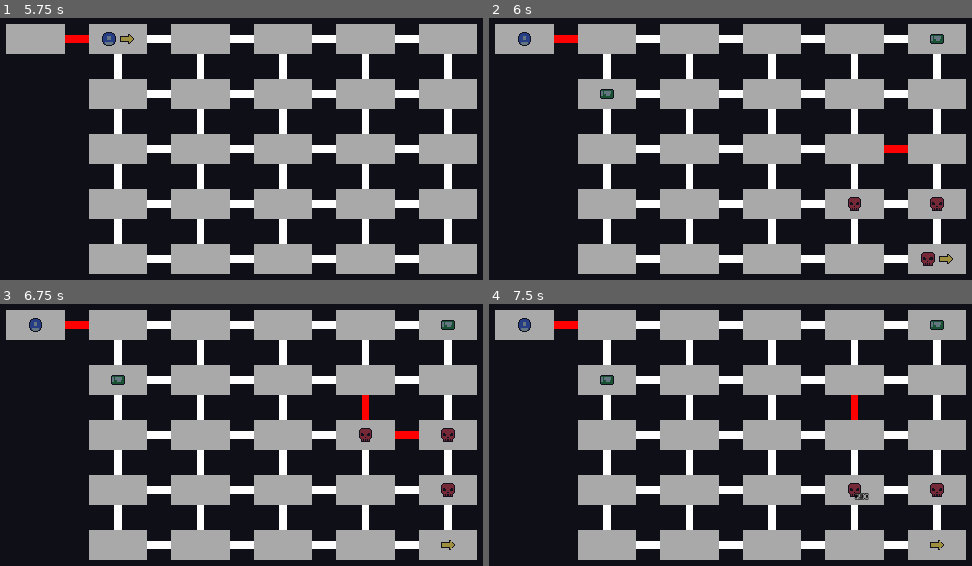
Above: before the commit, frames 1-4 (two rows, left to right).
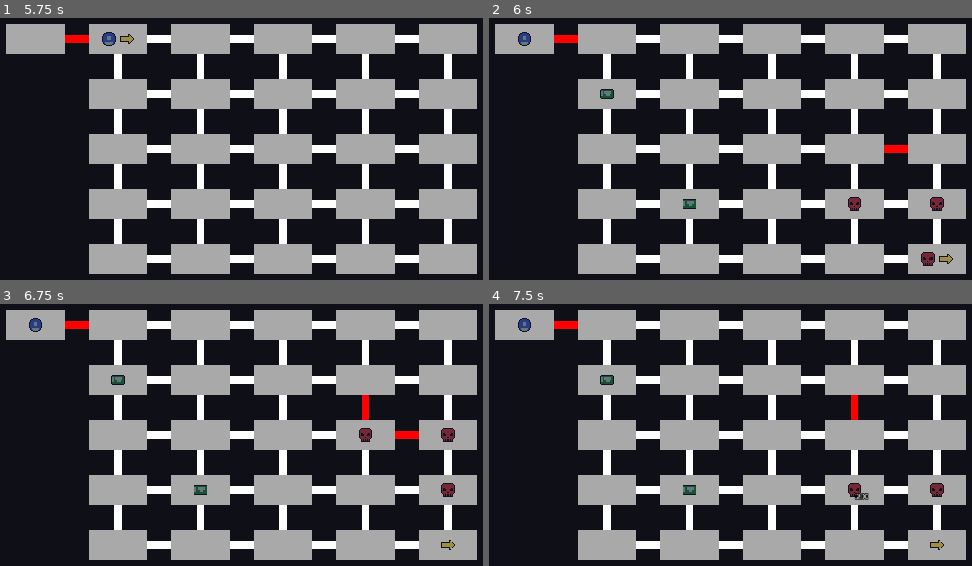
Above: after the commit, the same moments.

Repository: sakkaku-dev/prison-break
Game: Godot game, scene res://game.tscn
Two runs of this game, one before a commit and one after it. Both use one fixed random seed, a clock stepped at 60 frames per second and the inputs below. This scene is started directly instead of the project's main scene.
Inputs (mouse positions are in pixels of both pictures, inside the frame that each line leads up to):
- Up to frame 1 (5.75 s): tap Enter at 0.5, 2, 3.5 s; move the mouse to (458, 125) at 0.52 s; hold D (move_right) 0.53-1.28 s; click (458, 125) at 0.67 s; tap Space at 1.25, 2.75, 4.25 s; move the mouse to (120, 172) at 1.27 s; hold S (move_down) 1.28-2.03 s; move the mouse to (362, 49) at 2.02 s; hold D (move_right) 2.03-2.78 s; move the mouse to (241, 238) at 2.77 s; hold W (move_up) 2.78-3.53 s; click (241, 238) at 2.92 s; move the mouse to (outside the picture) at 3.52 s; hold A (move_left) 3.53-5.03 s; move the mouse to (43, 80) at 4.27 s; move the mouse to (323, 149) at 5.02 s; hold S (move_down) from 5.03 s (still down); click (323, 149) at 5.17 s
- Up to frame 2 (6 s): move the mouse to (653, 36) at 5.77 s; release S (move_down) at 5.78 s; hold D (move_right) from 5.78 s (still down)
- Up to frame 3 (6.75 s): move the mouse to (458, 411) at 6.52 s; release D (move_right) at 6.53 s; hold W (move_up) from 6.53 s (still down)
- Up to frame 4 (7.5 s): move the mouse to (609, 458) at 7.27 s; release W (move_up) at 7.28 s; hold D (move_right) from 7.28 s (still down); click (609, 458) at 7.42 s

Frame 1 is identical in both runs. In frame 2, 0.2% of the frame differs, in the area x 40-95%, y 6-73%; in frame 3, 0.2%; in frame 4, 0.2%.

Commit message:
some sounds + fixes

Diff:
--- a/godot/GUI.gd
+++ b/godot/GUI.gd
@@ -1,10 +1,20 @@
-extends Control
+extends CanvasLayer
+
+@export var gameover: Control
+@export var escaped: Control
 
 func _ready():
-	hide()
+	gameover.hide()
+	escaped.hide()
+
 	GameManager.player_died.connect(func():
 		get_tree().paused = true
-		show()
+		gameover.show()
+	)
+
+	GameManager.player_escaped.connect(func():
+		get_tree().paused = true
+		escaped.show()
 	)
 
 
--- a/godot/cell.gd
+++ b/godot/cell.gd
@@ -148,7 +148,7 @@
 	return Vector2.ZERO
 
 func move_player(move_dir: Vector2):
-	#doors[move_dir].move()
+	doors[move_dir].move()
 	GameManager.move_player(move_dir)
 
 func get_available_directions():
--- a/godot/game.gd
+++ b/godot/game.gd
@@ -2,6 +2,12 @@
 
 @onready var turn_timer = $TurnTimer
 @onready var grid = $Grid
+
+@onready var fight_sound = $FightSound
+@onready var heal_sound = $HealSound
+@onready var reload_sound = $ReloadSound
+@onready var door_open_sound = $DoorOpenSound
+@onready var door_close_sound = $DoorCloseSound
 
 var last_door := Vector2.ZERO
 
@@ -12,6 +18,7 @@
 	GameManager.cell_view_ready.connect(func():
 		GameManager.clicked_cell(grid.get_first_room())
 		grid.update_entity_states()
+		GameManager.is_player_turn = true
 	)
 
 	GameManager.reached_exit.connect(func(): get_tree().reload_current_scene())
@@ -25,12 +32,15 @@
 
 func _process_turn():
 	if GameManager.is_player_at_loot():
+		reload_sound.play()
 		GameManager.ammo += 10
 		await _get_player_room().picked_up_loot(10)
 	elif GameManager.is_player_at_medkit():
+		heal_sound.play()
 		GameManager.player_health += 2
 		await _get_player_room().pickup_medkit()
 	elif GameManager.is_player_fighting():
+		fight_sound.play()
 		await _get_player_room().fight()
 
 		if GameManager.ammo <= 0:
@@ -62,14 +72,14 @@
 
 	var move_dir = cell.get_player_move_dir()
 	if move_dir:
-		_remove_moved_door_mark()
+		#_remove_moved_door_mark()
 		cell.move_player(move_dir)
 		return true
 
 	if last_door:
 		var changed_door = cell.get_door(last_door)
 		if changed_door and changed_door.is_open:
-			_remove_moved_door_mark()
+			#_remove_moved_door_mark()
 			cell.move_player(last_door)
 			return true
 
@@ -99,6 +109,11 @@
 		if dir:
 			var door = current_cell.get_door(dir)
 			if door:
+				if door.is_open:
+					door_close_sound.play()
+				else:
+					door_open_sound.play()
+
 				door.toggle()
 				GameManager.is_player_turn = false
 
--- a/godot/game.tscn
+++ b/godot/game.tscn
@@ -6,6 +6,11 @@
 [ext_resource type="PackedScene" uid="uid://078uumkr2bia" path="res://cell_door.tscn" id="3_garh4"]
 [ext_resource type="Theme" uid="uid://drxp7a0nis7wq" path="res://theme.tres" id="5_8444p"]
 [ext_resource type="Script" path="res://GUI.gd" id="6_uwgxs"]
+[ext_resource type="AudioStream" uid="uid://c4nsnu7o5xm2x" path="res://assets/sound/銃撃戦の跳弾音.mp3" id="7_2rslo"]
+[ext_resource type="AudioStream" uid="uid://dsbjsxleaka83" path="res://assets/sound/door-open.mp3" id="8_6ncdx"]
+[ext_resource type="AudioStream" uid="uid://ct7y8dre1ny7" path="res://assets/sound/sound.wav" id="8_13vcp"]
+[ext_resource type="AudioStream" uid="uid://brjd88xur2itg" path="res://assets/sound/door-close.mp3" id="9_cpuy6"]
+[ext_resource type="AudioStream" uid="uid://dryaihmxtty5d" path="res://assets/sound/銃のリロード.mp3" id="9_i4agg"]
 
 [sub_resource type="Shader" id="Shader_0eaqb"]
 code = "/*
@@ -279,9 +284,13 @@
 wait_time = 0.5
 one_shot = true
 
-[node name="CanvasLayer" type="CanvasLayer" parent="."]
-
-[node name="ColorRect2" type="ColorRect" parent="CanvasLayer"]
+[node name="CanvasLayer" type="CanvasLayer" parent="." node_paths=PackedStringArray("gameover", "escaped")]
+script = ExtResource("6_uwgxs")
+gameover = NodePath("Gameover")
+escaped = NodePath("Escaped")
+
+[node name="Gameover" type="ColorRect" parent="CanvasLayer"]
+visible = false
 anchors_preset = 15
 anchor_right = 1.0
 anchor_bottom = 1.0
@@ -289,9 +298,8 @@
 grow_vertical = 2
 theme = ExtResource("5_8444p")
 color = Color(0, 0, 0, 0.690196)
-script = ExtResource("6_uwgxs")
-
-[node name="CenterContainer" type="CenterContainer" parent="CanvasLayer/ColorRect2"]
+
+[node name="CenterContainer" type="CenterContainer" parent="CanvasLayer/Gameover"]
 layout_mode = 1
 anchors_preset = 15
 anchor_right = 1.0
@@ -300,19 +308,46 @@
 grow_vertical = 2
 theme = ExtResource("5_8444p")
 
-[node name="VBoxContainer" type="VBoxContainer" parent="CanvasLayer/ColorRect2/CenterContainer"]
+[node name="VBoxContainer" type="VBoxContainer" parent="CanvasLayer/Gameover/CenterContainer"]
 layout_mode = 2
 theme_override_constants/separation = 20
 
-[node name="Label" type="Label" parent="CanvasLayer/ColorRect2/CenterContainer/VBoxContainer"]
+[node name="Label" type="Label" parent="CanvasLayer/Gameover/CenterContainer/VBoxContainer"]
 layout_mode = 2
 theme_override_font_sizes/font_size = 48
 text = "Signal Lost"
 
-[node name="Button" type="Button" parent="CanvasLayer/ColorRect2/CenterContainer/VBoxContainer"]
+[node name="Button" type="Button" parent="CanvasLayer/Gameover/CenterContainer/VBoxContainer"]
 process_mode = 3
 layout_mode = 2
 text = "Reconnect"
+
+[node name="Escaped" type="ColorRect" parent="CanvasLayer"]
+anchors_preset = 15
+anchor_right = 1.0
+anchor_bottom = 1.0
+grow_horizontal = 2
+grow_vertical = 2
+theme = ExtResource("5_8444p")
+color = Color(0, 0, 0, 0.690196)
+
+[node name="CenterContainer" type="CenterContainer" parent="CanvasLayer/Escaped"]
+layout_mode = 1
+anchors_preset = 15
+anchor_right = 1.0
+anchor_bottom = 1.0
+grow_horizontal = 2
+grow_vertical = 2
+theme = ExtResource("5_8444p")
+
+[node name="VBoxContainer" type="VBoxContainer" parent="CanvasLayer/Escaped/CenterContainer"]
+layout_mode = 2
+theme_override_constants/separation = 20
+
+[node name="Label" type="Label" parent="CanvasLayer/Escaped/CenterContainer/VBoxContainer"]
+layout_mode = 2
+theme_override_font_sizes/font_size = 48
+text = "Your partner has escaped"
 
 [node name="ColorRect" type="ColorRect" parent="CanvasLayer"]
 visible = false
@@ -324,4 +359,27 @@
 grow_vertical = 2
 mouse_filter = 2
 
-[connection signal="pressed" from="CanvasLayer/ColorRect2/CenterContainer/VBoxContainer/Button" to="CanvasLayer/ColorRect2" method="_on_button_pressed"]
+[node name="FightSound" type="AudioStreamPlayer" parent="."]
+stream = ExtResource("7_2rslo")
+volume_db = -10.0
+pitch_scale = 1.5
+
+[node name="DoorOpenSound" type="AudioStreamPlayer" parent="."]
+stream = ExtResource("8_6ncdx")
+volume_db = -10.0
+pitch_scale = 1.2
+
+[node name="DoorCloseSound" type="AudioStreamPlayer" parent="."]
+stream = ExtResource("9_cpuy6")
+volume_db = -10.0
+pitch_scale = 1.5
+
+[node name="HealSound" type="AudioStreamPlayer" parent="."]
+stream = ExtResource("8_13vcp")
+pitch_scale = 1.5
+
+[node name="ReloadSound" type="AudioStreamPlayer" parent="."]
+stream = ExtResource("9_i4agg")
+pitch_scale = 1.2
+
+[connection signal="pressed" from="CanvasLayer/Gameover/CenterContainer/VBoxContainer/Button" to="CanvasLayer/Gameover" method="_on_button_pressed"]
--- a/godot/game_manager.gd
+++ b/godot/game_manager.gd
@@ -3,6 +3,7 @@
 signal cell_clicked(cell)
 signal cell_view_ready()
 
+signal player_escaped()
 signal played_turn()
 signal player_moved()
 signal reached_exit()
@@ -25,7 +26,7 @@
 const ENEMY_HEALTH = 4
 const ENEMY_DAMAGE = 1
 
-const MAX_LEVEL = 5
+const MAX_LEVEL = 3
 
 var exit_coord := Vector2.ZERO
 var player_coord := Vector2.ZERO
@@ -79,8 +80,12 @@
 
 func exit_level():
 	if is_player_at_exit():
-		reached_exit.emit()
 		level += 1
+
+		if get_current_floor() >= 0:
+			player_escaped.emit()
+		else:
+			reached_exit.emit()
 
 func is_player_at_exit():
 	return player_coord == exit_coord
--- a/godot/grid.gd
+++ b/godot/grid.gd
@@ -115,6 +115,8 @@
 
 	var close_coords = [Vector2(1, 0), Vector2(0, 1), Vector2(1, 1)]
 	var available_coords = grid_data.keys().filter(func(c): return c != Vector2.ZERO and c != first_level_coord)
+	print(available_coords)
+	available_coords = available_coords.filter(func(c): return not _is_at_edge_of_grid(c))
 
 	var first = null
 	for i in range(loot_count):
@@ -123,7 +125,7 @@
 		if i == 0 and GameManager.is_first_level():
 			coord = close_coords.pick_random()
 		else:
-			while first != null and first.distance_to(coord) <= 3:
+			while first != null and coord != null and first.distance_to(coord) <= floor(grid_size.x / 2.0):
 				available_coords.erase(coord)
 				coord = available_coords.pick_random()
 				#print("%s - %s = %s " % [first, coord, first.distance_to(coord)])
@@ -135,12 +137,17 @@
 		#print("Picked %s, removing from coords %s" % [coord, available_coords])
 		GameManager.add_loot(coord)
 
+func _is_at_edge_of_grid(coord: Vector2):
+	var x = coord.x == 0 or coord.y == 0 or coord.x == grid_size.x - 1 or coord.y == grid_size.y -1
+	print("%s - %s" % [coord, x])
+	return x
+
 func _spawn_medkit():
 	if GameManager.is_first_level(): return
 
 	var medkit_count = 1
 
-	var available_coords = grid_data.keys().filter(func(c): return c != Vector2.ZERO and c != first_level_coord and not c in GameManager.loot_coords)
+	var available_coords = grid_data.keys().filter(func(c): return c != Vector2.ZERO and c != first_level_coord and not c in GameManager.loot_coords and not _is_at_edge_of_grid(c))
 	for i in range(medkit_count):
 		var coord = available_coords.pick_random()
 		available_coords.erase(coord)
--- a/godot/start.tscn
+++ b/godot/start.tscn
@@ -27,6 +27,7 @@
 anchor_bottom = 1.0
 grow_horizontal = 2
 grow_vertical = 2
+theme = ExtResource("9_ph2m3")
 
 [node name="HBoxContainer" type="HBoxContainer" parent="."]
 layout_mode = 1
@@ -48,7 +49,7 @@
 [node name="SubViewport" type="SubViewport" parent="HBoxContainer/CenterContainer/SubViewportContainer"]
 disable_3d = true
 handle_input_locally = false
-size = Vector2i(2, 2)
+size = Vector2i(1396, 1080)
 render_target_update_mode = 4
 
 [node name="Game" parent="HBoxContainer/CenterContainer/SubViewportContainer/SubViewport" instance=ExtResource("1_3j2fh")]
Not shown, added: godot/assets/sound/door-close.mp3.import
Not shown, added: godot/assets/sound/door-open.mp3.import
Not shown, added: godot/assets/sound/sound.wav.import
Not shown, added: godot/assets/sound/ステータス治療2.mp3.import
Not shown, added: godot/assets/sound/銃のリロード.mp3.import
Not shown, added: godot/assets/sound/銃撃戦の跳弾音.mp3.import
Not shown: 1 places in godot/game.tscn that only renumber resources
Not shown, added: godot/assets/sound/door-close.mp3
Not shown, added: godot/assets/sound/door-open.mp3
Not shown, added: godot/assets/sound/sound.wav
Not shown, added: godot/assets/sound/ステータス治療2.mp3
Not shown, added: godot/assets/sound/銃のリロード.mp3
(and 1 more such lines)
